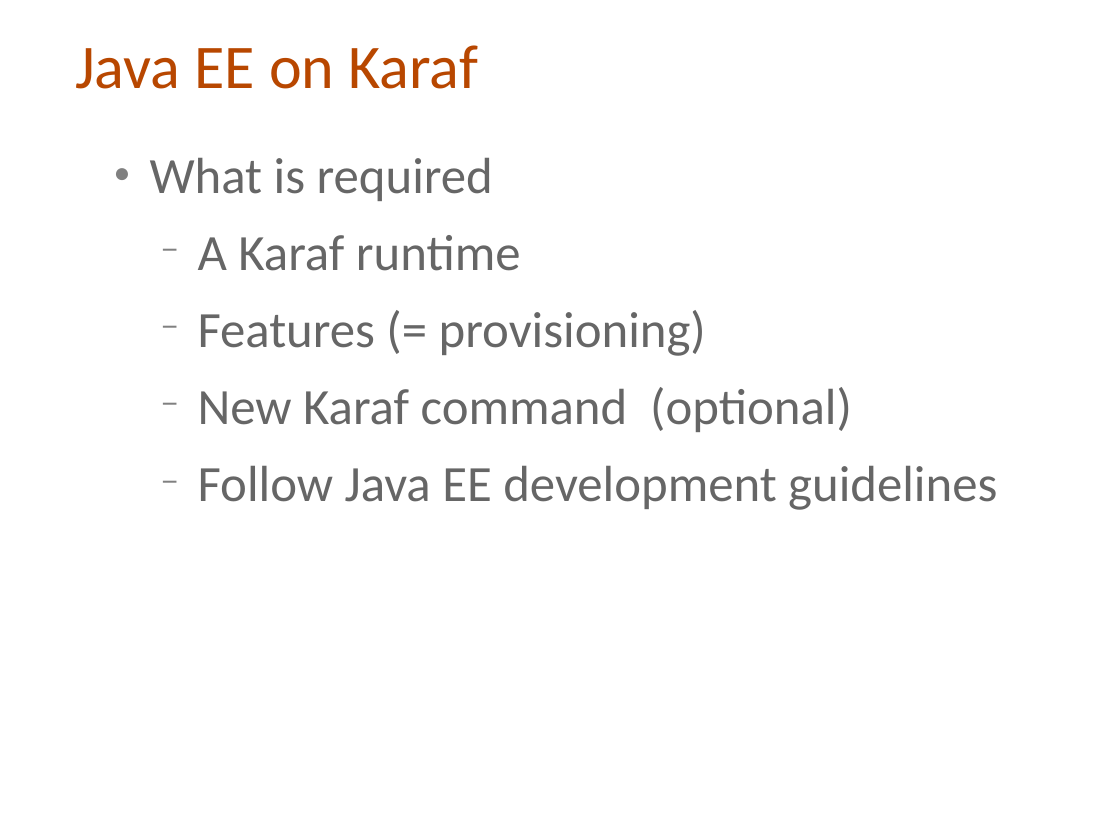
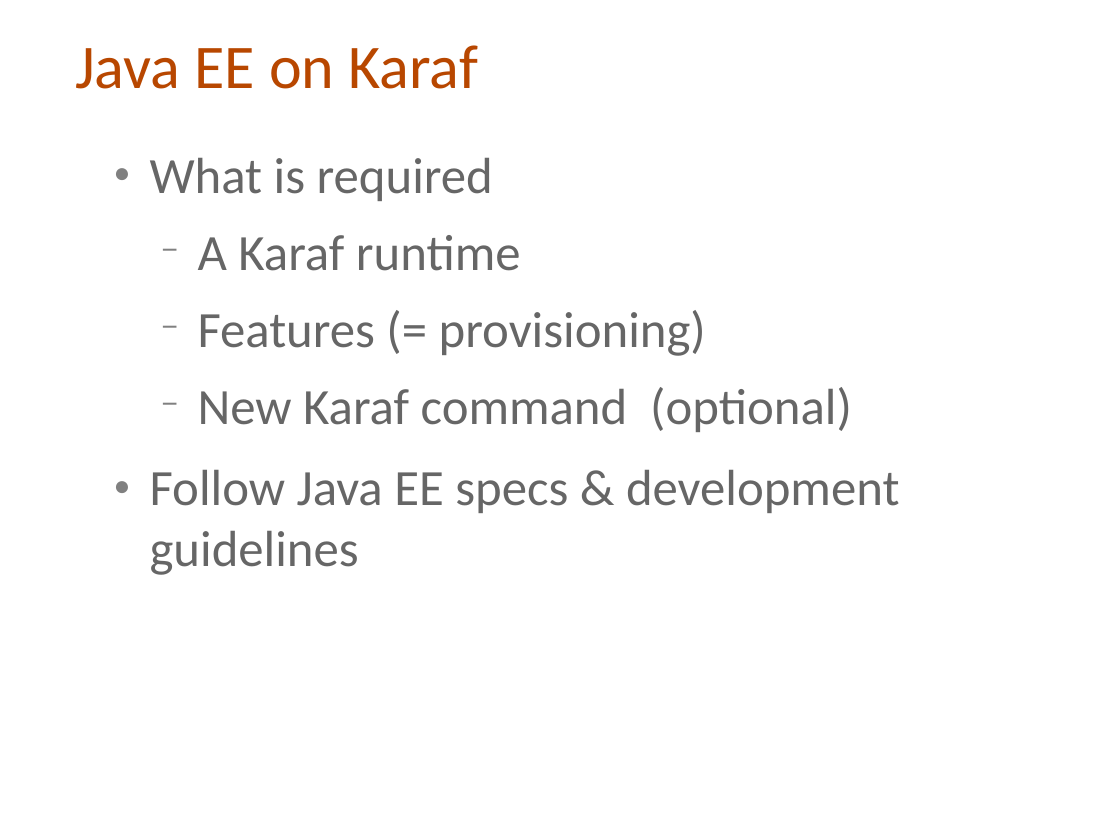
Before and after one commit to cmoulliard/apachecon-2012, a slide deck: slide 42 of karaf-ee-apachecon_eu_2012.odp (slide 41 before the commit). Drawn at 1120x840 pixels with LibreOffice and Linux fonts; fonts in the diff are those of the drawing; background and template pictures are left out. Boxes give left, top, right and bottom in pixels: in the first picture for what was removed or moved away, otherwise in the second. Text is boxed around its words. In the diff, an @@ line names an element or a change of style, - is before the commit and + after.

```diff
--- a/karaf-ee-apachecon_eu_2012.odp
+++ b/karaf-ee-apachecon_eu_2012.odp
@@ text at (150,469,899,575): text changed @@
-  − Follow Java EE development guidelines
+● Follow Java EE specs & development guidelines
```
Also in this commit, not shown: 14 other slides changed, 4 slides added, 1 slide removed.
